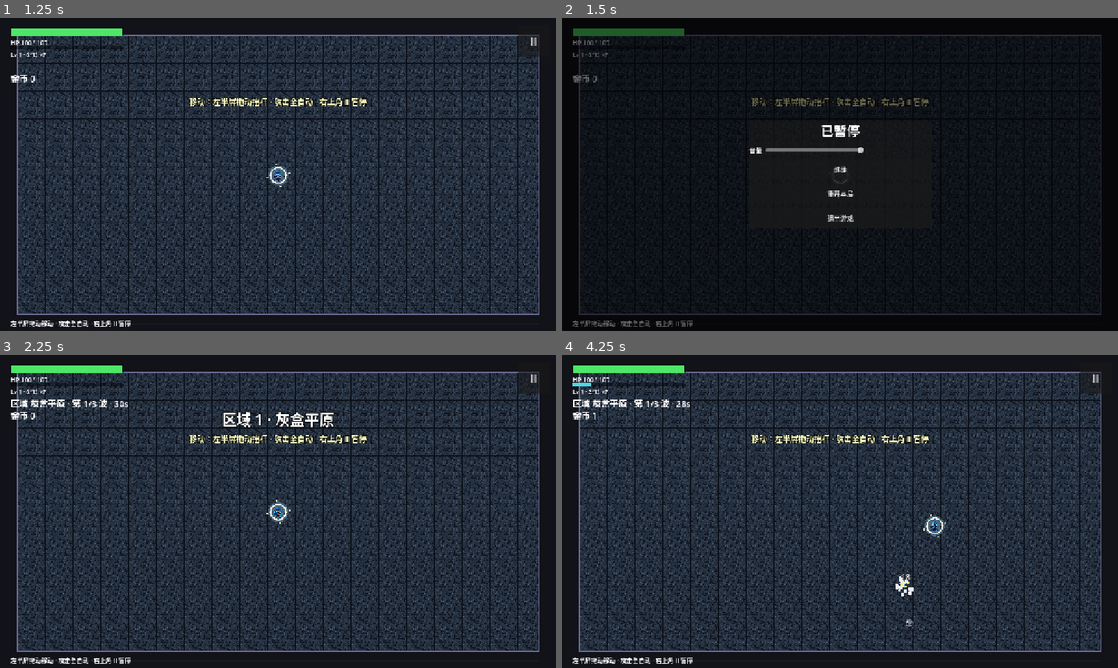
Above: before the commit, frames 1-4 (two rows, left to right).
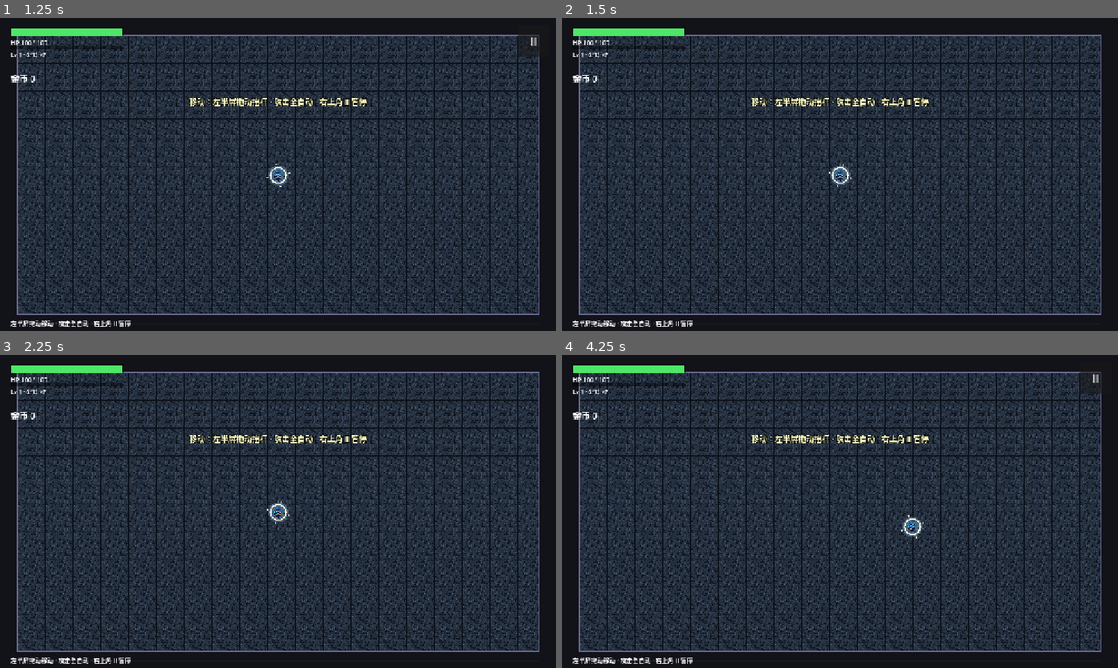
Above: after the commit, the same moments.

Repository: roy-reed/draft-arena
Game: Godot game, scene res://scenes/main.tscn
Two runs of this game, one before a commit and one after it. Both use one fixed random seed, a clock stepped at 60 frames per second and the inputs below.
Inputs (mouse positions are in pixels of both pictures, inside the frame that each line leads up to):
- Up to frame 1 (1.25 s): click "开始（Space）" at 0.5 s
- Up to frame 2 (1.5 s): click "II" at 1.25 s
- Up to frame 3 (2.25 s): click (278, 505) at 2 s, where only the run before the commit has a clickable "继续"
- Up to frame 4 (4.25 s): tap Enter at 2.75 s; move the mouse to (962, 495) at 2.77 s; hold D (move_right) 2.78-3.5 s; tap Tab at 2.85 s; click (962, 495) at 2.92 s; tap Space at 3.02 s; tap R at 3.05 s; drag from (728, 527) to (812, 574) at 3.52 s

Frame 1 is identical in both runs. In frame 2, 68% of the frame differs, in the area x 1-97%, y 3-99%; in frame 3, 1.1%; in frame 4, 3.6%.
Error after the commit: Invalid call. Nonexistent function 'combat_summary' in base 'Node2D (player.gd)'. (res://scripts/main.gd:294)

Commit message:
fix: bank earned coins on exit and restart current character

Diff:
--- a/scripts/main.gd
+++ b/scripts/main.gd
@@ -68,6 +68,8 @@
 var wave_i := 0
 var is_boss_wave := false
 var run_coins := 0
+var _banked_run_coins := 0
+static var _retry_char := -1
 var kills := 0
 var player: Node2D = null
 var ui: CanvasLayer = null
@@ -130,6 +132,7 @@
 	if "--boss-test" in user_args:
 		get_tree().quit(BossTestRunnerS.run())
 		return
+	get_tree().auto_accept_quit = false
 	_add_floor()
 	smoke = "--smoke" in user_args or "--soak" in user_args
 	soak = "--soak" in user_args
@@ -189,6 +192,12 @@
 			return
 		_menu_start()
 
+	elif _retry_char >= 0:
+		var retry := _retry_char
+		_retry_char = -1
+		_menu_select(retry)
+		_menu_start()
+
 func _spawn_xp_crystal(pos: Vector2) -> void:
 	# 经验晶体（纯视觉）：XP 在击杀时已入账，晶体从尸体弹射后飞向玩家，提供拾取反馈
 	var c := CrystalS.new()
@@ -282,6 +291,7 @@
 			return
 	if player != null:
 		ui.update_hp(player.hp, player.max_hp)
+		ui.update_stats(player.combat_summary())
 	if _boss_encounter == null and boss_ref != null and is_instance_valid(boss_ref):
 		ui.set_boss(boss_ref.hp, boss_ref.max_hp)
 	match state:
@@ -483,6 +493,7 @@
 		stale_encounter.abort("run_restarted")
 		stale_encounter.queue_free()
 	run_coins = 0
+	_banked_run_coins = 0
 	kills = 0
 	region_i = 0
 	wave_i = 0
@@ -566,17 +577,19 @@
 				elif state in ["inter", "wave", "draft", "startpick"]:
 					_set_paused(true)
 				else:
-					get_tree().quit()
+					_cb_quit()
 			KEY_SPACE:
 				if paused:
 					_set_paused(false)
 			KEY_R:
 				if paused or state in ["over", "win"]:
-					_set_paused(false)
-					get_tree().reload_current_scene()
+					_cb_restart()
+			KEY_TAB:
+				if player != null:
+					ui.toggle_stats()
 			KEY_Q:
 				if paused:
-					get_tree().quit()
+					_cb_quit()
 			KEY_F11:
 				var mode := DisplayServer.window_get_mode()
 				DisplayServer.window_set_mode(
@@ -634,10 +647,12 @@
 		"resume": _set_paused(false)
 		"pause": _set_paused(true)
 		"restart": _cb_restart()
-		"quit": get_tree().quit()
+		"quit": _cb_quit()
 
 func _notification(what: int) -> void:
-	if what == NOTIFICATION_WM_GO_BACK_REQUEST:
+	if what == NOTIFICATION_WM_CLOSE_REQUEST:
+		_cb_quit()
+	elif what == NOTIFICATION_WM_GO_BACK_REQUEST:
 		handle_back()
 	elif what == NOTIFICATION_APPLICATION_PAUSED:
 		if not smoke and ui != null:
@@ -647,22 +662,46 @@
 	paused = v
 	get_tree().paused = v
 	if v:
+		if player != null:
+			ui.update_stats(player.combat_summary())
 		ui.show_pause(_pause_cbs())
 	else:
 		ui.hide_pause()
 
 func _pause_cbs() -> Dictionary:
-	return {"resume": _cb_resume, "restart": _cb_restart, "quit": _cb_quit, "volume": _cb_volume}
+	return {"resume": _cb_resume, "restart": _cb_restart, "menu": _cb_menu, "quit": _cb_quit, "volume": _cb_volume}
 
 func _cb_resume() -> void:
 	_set_paused(false)
 
 func _cb_restart() -> void:
+	if state in PAUSABLE_STATES:
+		_retry_char = char_i
+	_bank_run_coins()
 	_set_paused(false)
 	get_tree().reload_current_scene()
 
+func _cb_menu() -> void:
+	_retry_char = -1
+	_bank_run_coins()
+	_set_paused(false)
+	get_tree().reload_current_scene()
+
 func _cb_quit() -> void:
+	_bank_run_coins()
 	get_tree().quit()
+
+func _bank_run_coins() -> int:
+	# 只保存已赚金币，不把主动退出当死亡发保底；重复调用不会重复入账。
+	if smoke:
+		return 0
+	var data := MetaS.load_data()
+	var pending := maxi(run_coins - _banked_run_coins, 0)
+	data["coins"] = int(data["coins"]) + pending
+	if pending > 0:
+		MetaS.save_data(data)
+		_banked_run_coins = run_coins
+	return int(data["coins"])
 
 func _cb_volume(v: float) -> void:
 	SFX.set_volume(v)
@@ -991,7 +1030,7 @@
 
 func _on_boss_encounter_completed(defeated_count: int, reward_coin: int, reward_xp: int) -> void:
 	kills += defeated_count
-	run_coins += reward_coin
+	run_coins += reward_coin + defeated_count * player.magnet * 3
 	ui.update_coins(run_coins)
 	add_xp(reward_xp, false)
 	boss_ref = null
@@ -1114,7 +1153,7 @@
 
 func _wave_time_up() -> void:
 	# 普通波固定时长到点：清波奖励照发，残怪保留，直接进入下一波（升级选卡由经验驱动）
-	run_coins += 2 + player.magnet
+	run_coins += 2
 	ui.update_coins(run_coins)
 	_start_inter(0.5)
 
@@ -1262,9 +1301,8 @@
 		run_coins += pity
 	var total_after := 0
 	if not smoke:  # smoke/soak 不污染真实存档（金币与教学标记都在此分支内）
+		total_after = _bank_run_coins()
 		var d := MetaS.load_data()
-		total_after = int(d.get("coins", 0)) + run_coins
-		d["coins"] = total_after
 		if not d.get("tutorial_done", false):
 			d["tutorial_done"] = true
 		MetaS.save_data(d)
Not shown, added: scripts/tests/playtest_feedback_test.gd.uid
